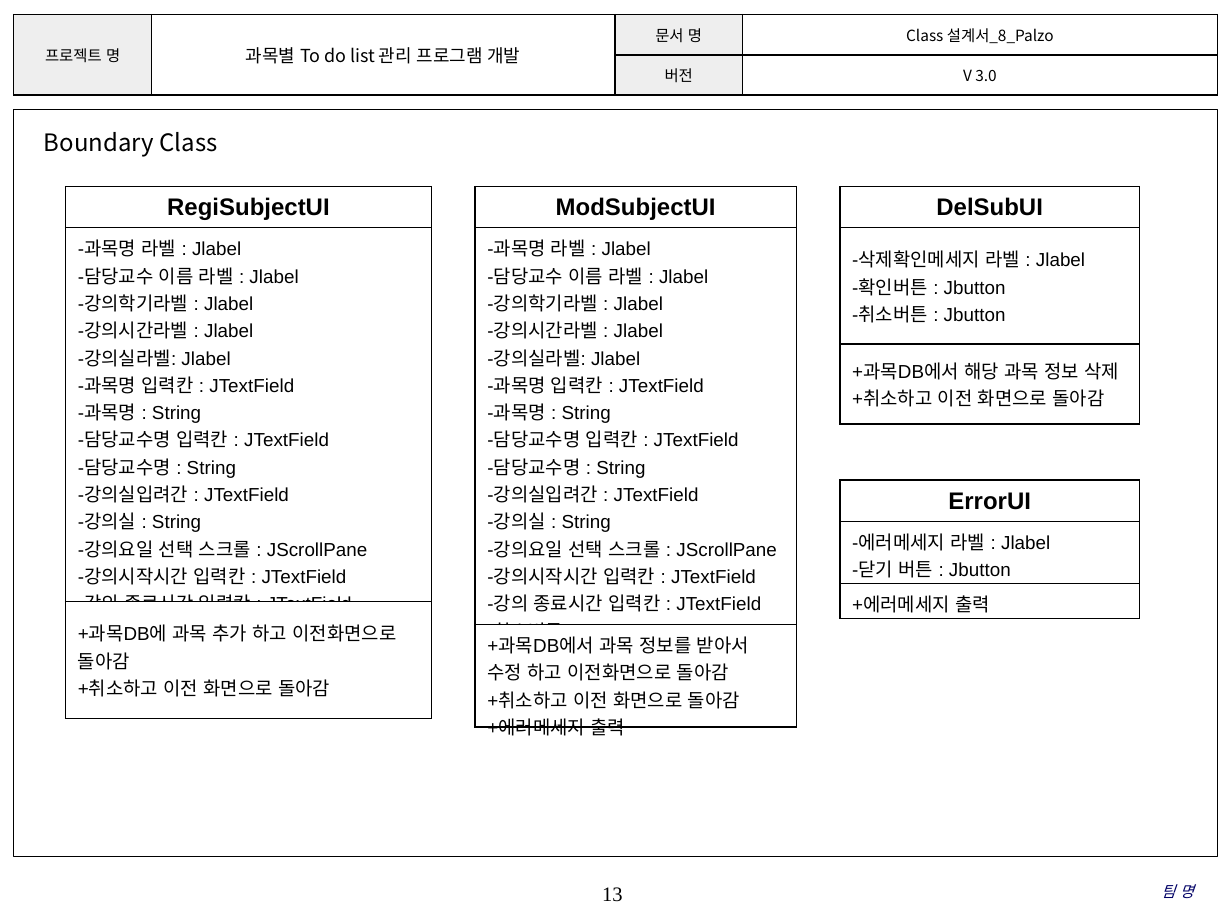
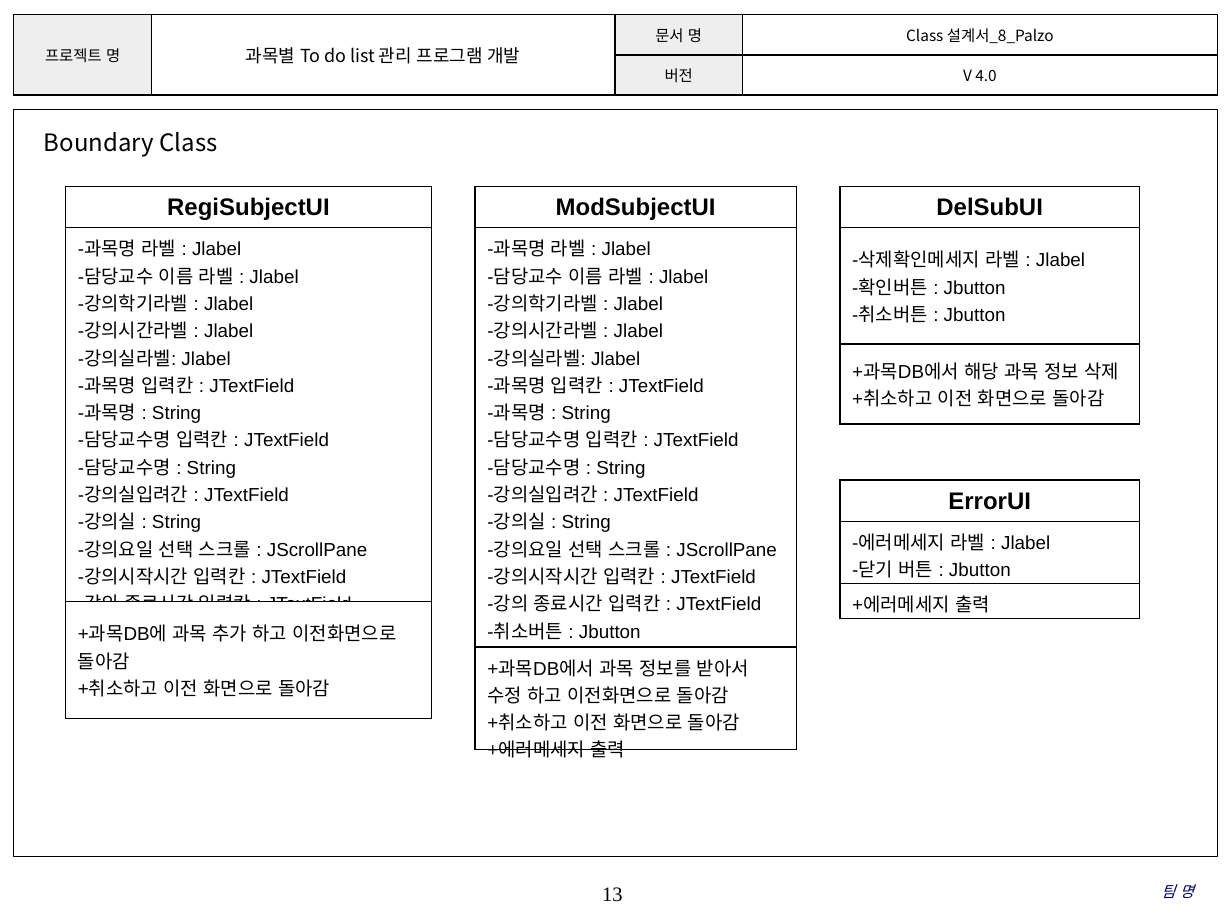
Before and after one commit to SMU-SE-Admin/18-1_8_PALZO_Doc, a slide deck: slide 13 of 03 설계/Class 설계서_8_Palzo.pptx. Drawn at 1232x924 pixels with LibreOffice and Linux fonts; fonts in the diff are those of the drawing; background and template pictures are left out. Boxes give left, top, right and bottom in pixels: in the first picture for what was removed or moved away, otherwise in the second. Text is boxed around its words. In the diff, an @@ line names an element or a change of style, - is before the commit and + after.

```diff
--- a/03 설계/Class 설계서_8_Palzo.pptx
+++ b/03 설계/Class 설계서_8_Palzo.pptx
@@ table at bbox=[14, 15, 1217, 95] @@
-row 2, column 4: V 3.0
+row 2, column 4: V 4.0
@@ table at bbox=[476, 186, 797, 793] @@
-row 2, column 1: -과목명 라벨 : Jlabel / -담당교수 이름 라벨 : Jlabel / -강의학기라벨 : Jlabel / -강의시간라벨 : Jlabel / -강의실라벨: Jlabel / -과목명 입력칸 : JTextField / -과목명 : String / -담당교수명 입력칸 : JTextField / -담당교수명 : String / -강의실입려간 : JTextField / -강의실 : String / -강의요일 선택 스크롤 : JScrollPane / -강의시작시간 입력칸 : JTextField / -강의 종료시간 입력칸 : JTextField / -취소버튼 : Jbutton / -변경버튼 : Jbutton
+row 2, column 1: -과목명 라벨 : Jlabel / -담당교수 이름 라벨 : Jlabel / -강의학기라벨 : Jlabel / -강의시간라벨 : Jlabel / -강의실라벨: Jlabel / -과목명 입력칸 : JTextField / -과목명 : String / -담당교수명 입력칸 : JTextField / -담당교수명 : String / -강의실입려간 : JTextField / -강의실 : String / -강의요일 선택 스크롤 : JScrollPane / -강의시작시간 입력칸 : JTextField / -강의 종료시간 입력칸 : JTextField / -취소버튼 : Jbutton / -변경버튼 : Jbutton / -삭제버튼 : JButton
```
Also in this commit, not shown: 12 other slides changed.
